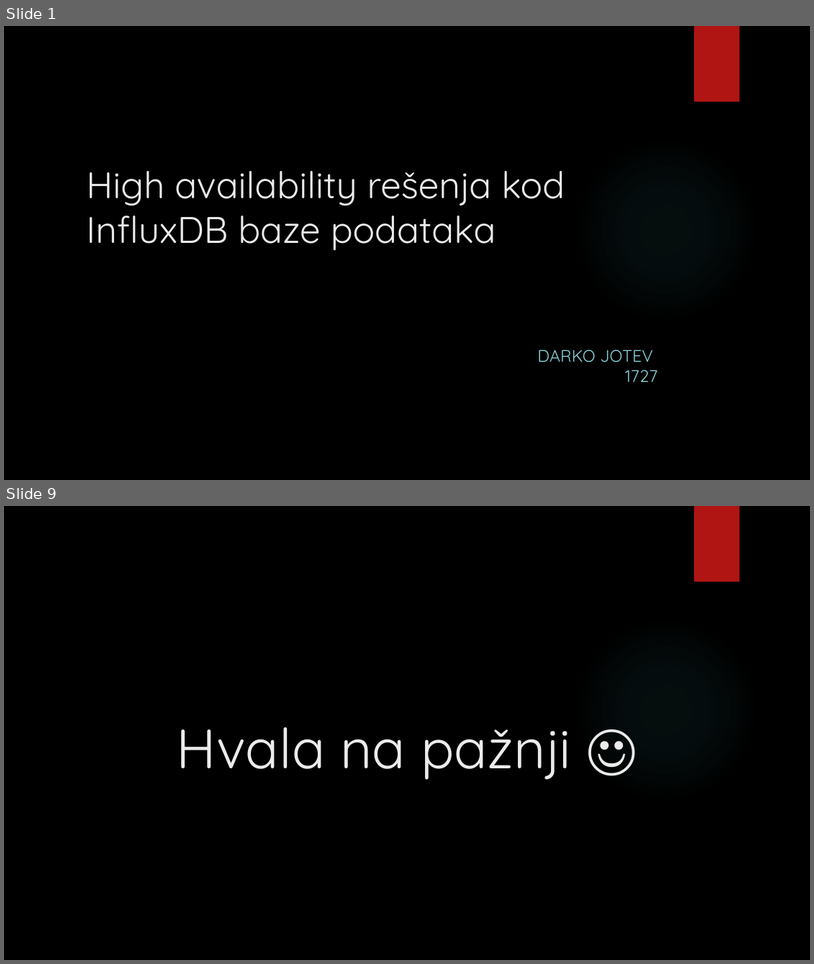
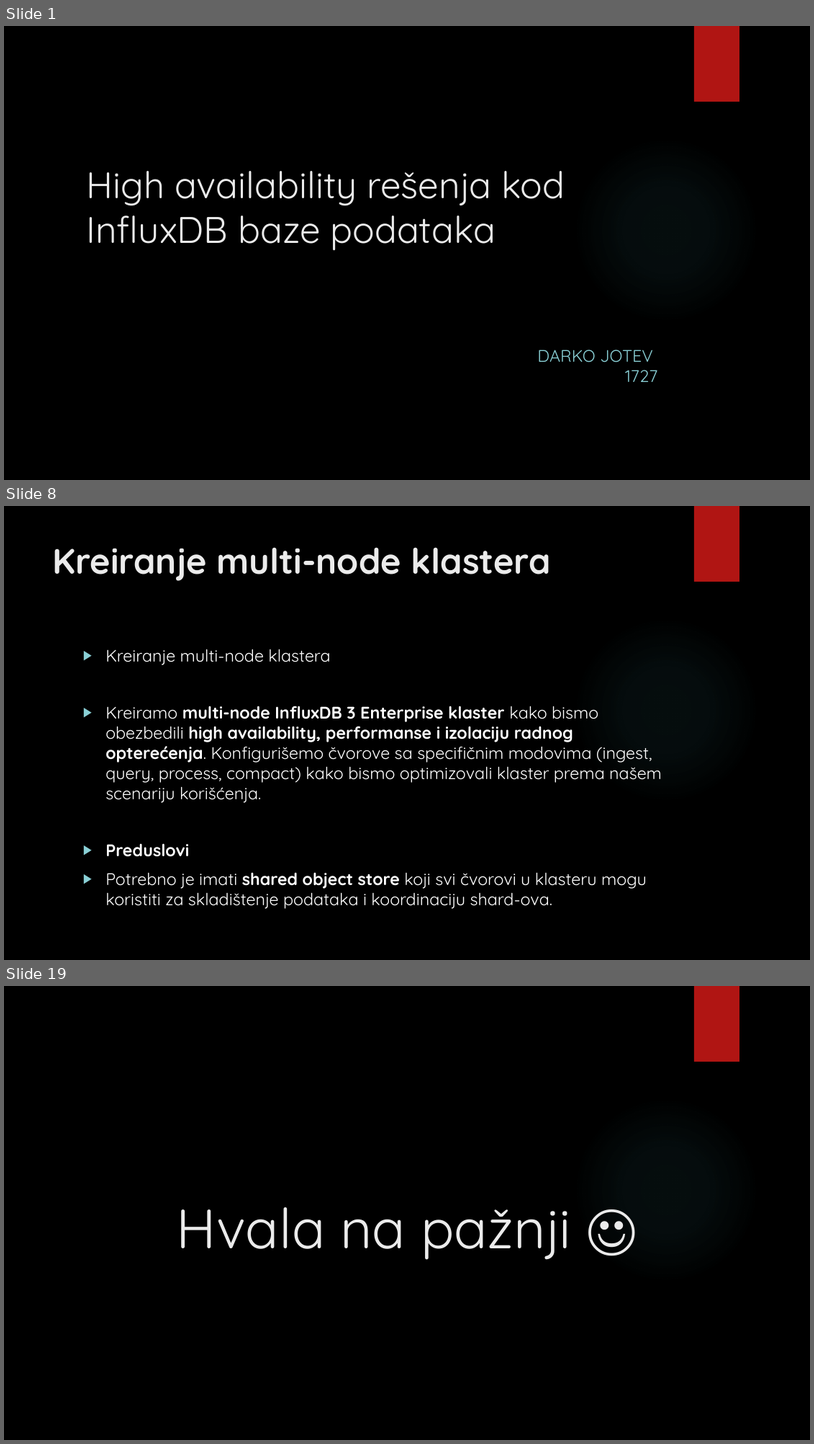
Before and after one commit to darkojotev/Database-Management-Systems, a slide deck: 3_HA/High availability rešenja kod InfluxDB baze podataka.pptx. Shown one above the other, each under a label of ours: slides 1 and 9 before the commit, slides 1, 8 and 19 after it; the slides between them are not shown. The pictures are 814x964 and 814x1444 pixels, drawn with LibreOffice and Linux fonts; fonts in the diff are those of the drawing; background and template pictures are left out. Boxes give left, top, right and bottom in pixels: in the first picture for what was removed or moved away, otherwise in the second. Text is boxed around its words. In the diff, an @@ line names an element or a change of style, - is before the commit and + after.

```diff
--- a/3_HA/High availability rešenja kod InfluxDB baze podataka.pptx
+++ b/3_HA/High availability rešenja kod InfluxDB baze podataka.pptx
@@ slide 8 added at bbox=[4, 506, 810, 960], background picture (left out); not listed: 2 template elements that a slide beside it also shows @@
@@ title added at bbox=[53, 547, 551, 581], 42 pt, text #EBEBEB, bold @@
+Kreiranje multi-node klastera
@@ text added at bbox=[106, 649, 662, 908], 20 pt, text #FFFFFF @@
+▶ Kreiranje multi-node klastera
+▶ Kreiramo multi-node InfluxDB 3 Enterprise klaster kako bismo obezbedili high availability, performanse i izolaciju radnog opterećenja. Konfigurišemo čvorove sa specifičnim modovima (ingest, query, process, compact) kako bismo optimizovali klaster prema našem scenariju korišćenja.
+▶ Preduslovi
+▶ Potrebno je imati shared object store koji svi čvorovi u klasteru mogu koristiti za skladištenje podataka i koordinaciju shard-ova.
@@ what was slide 9 is now slide 19 @@
```
Also in this commit, not shown: 1 slide changed, 12 other slides added, 3 slides removed, 1 other file.
